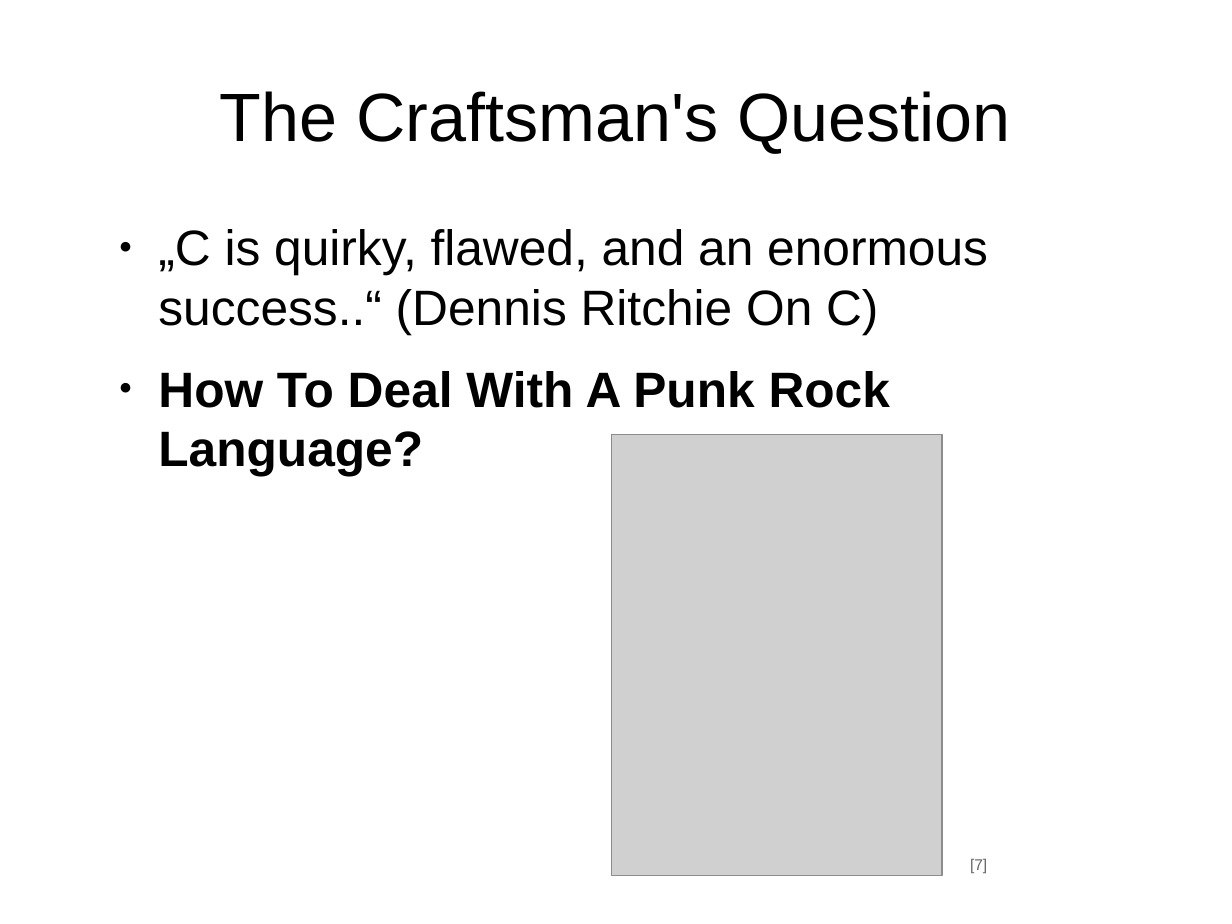
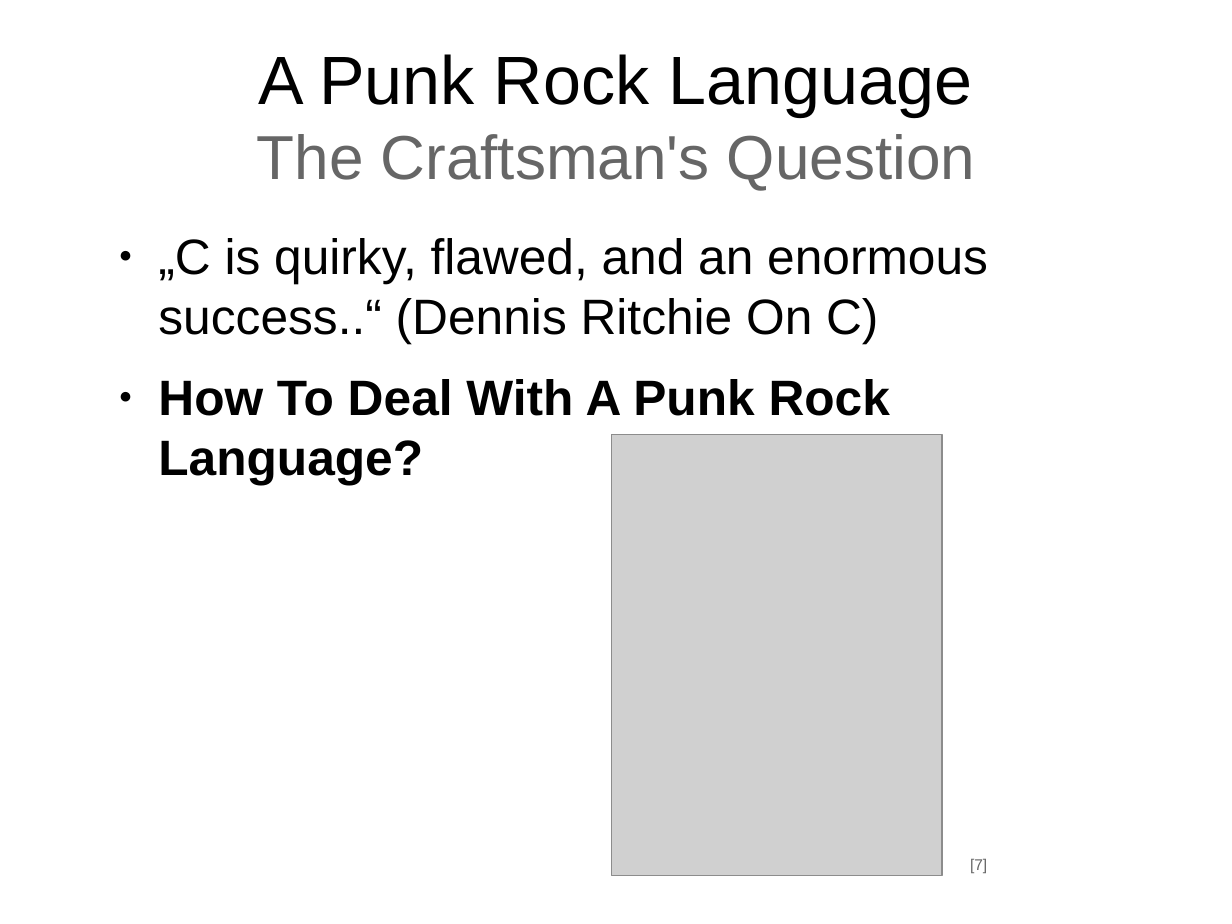
Before and after one commit to samba2/modern_c, a slide deck: slide 10 of modern_c.odp. Drawn at 1232x924 pixels with LibreOffice and Linux fonts; fonts in the diff are those of the drawing; grey boxes stand for pictures. Boxes give left, top, right and bottom in pixels: in the first picture for what was removed or moved away, otherwise in the second. Text is boxed around its words. In the diff, an @@ line names an element or a change of style, - is before the commit and + after.

```diff
--- a/modern_c.odp
+++ b/modern_c.odp
@@ title at [257, 54, 975, 191]: text changed; size 44 to 40 pt; text colour #000000 to #666666 @@
-The Craftsman's Question
+A Punk Rock Language
+The Craftsman's Question
@@ text "„C is quirky, flawed, and ...": place and size @@
-text "„C is quirky, flawed, and ..." at [158, 229, 988, 476]
+text "„C is quirky, flawed, and ..." at [158, 238, 988, 485]
```
Also in this commit, not shown: 37 other slides changed, 16 slides added, 1 slide removed.
